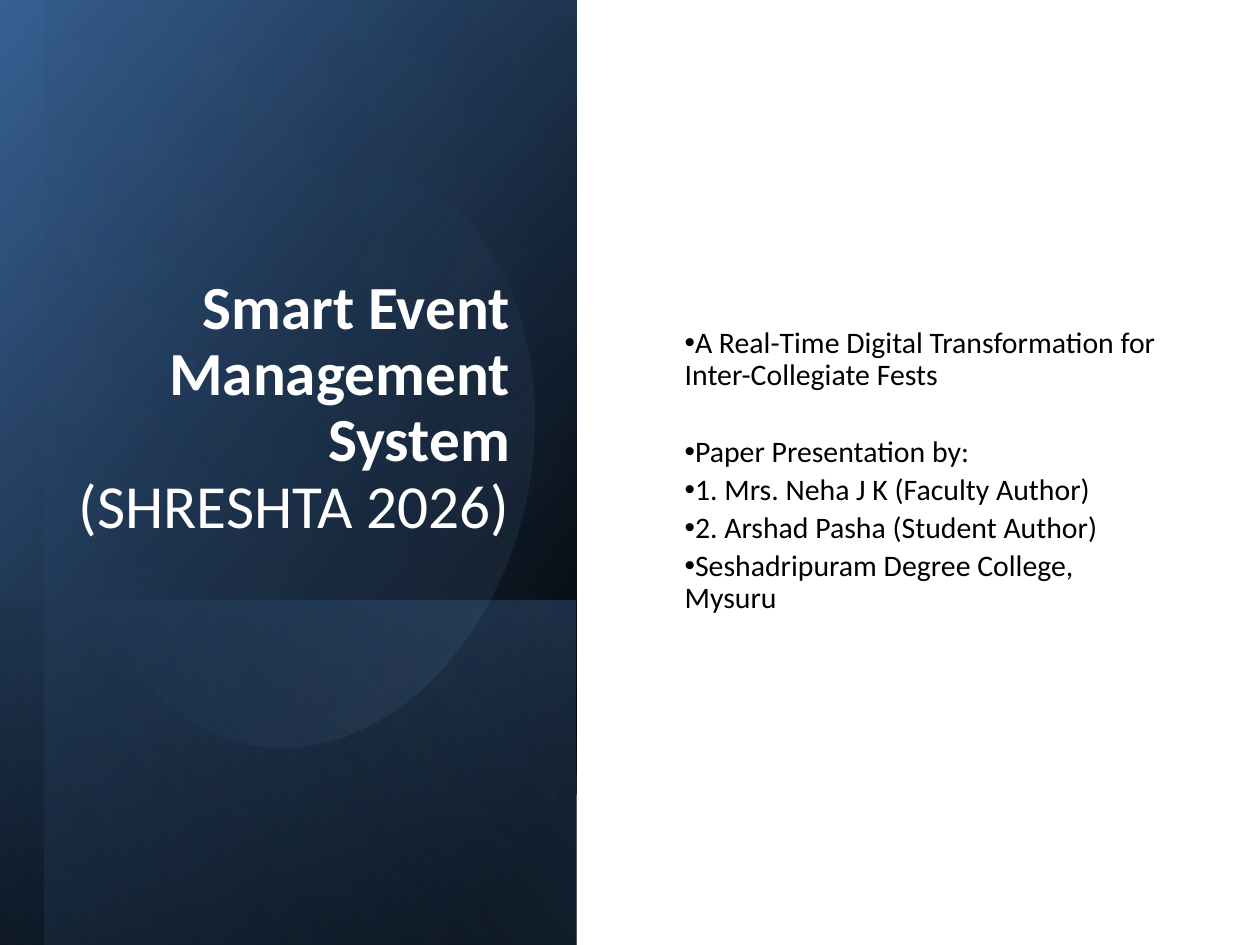
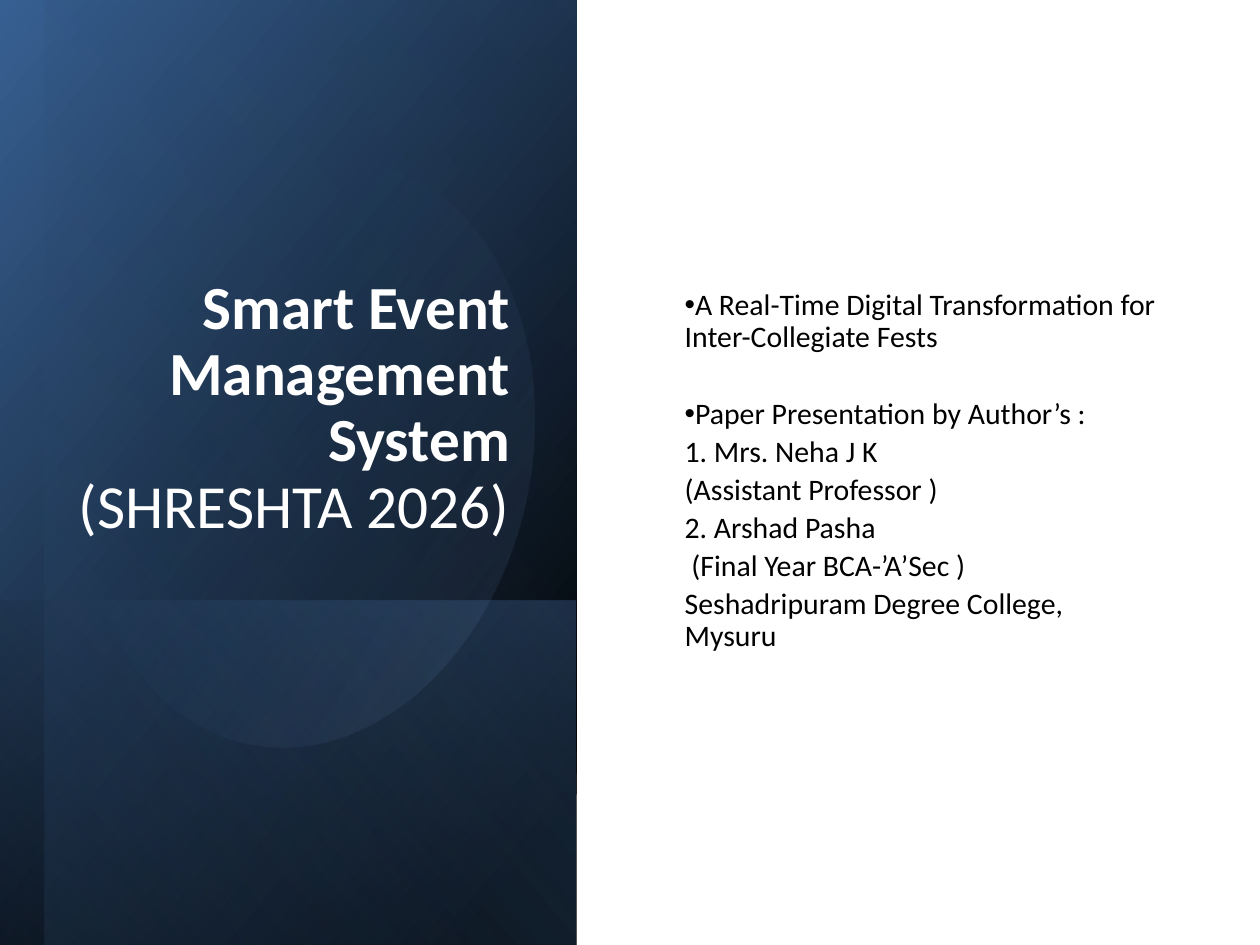
Before and after one commit to pashaarshad/smart-em, a slide deck: slide 1 of SHRESHTA_Presentation_Slides_v2.pptx. Drawn at 1260x945 pixels with LibreOffice and Linux fonts; fonts in the diff are those of the drawing. Boxes give left, top, right and bottom in pixels: in the first picture for what was removed or moved away, otherwise in the second. Text is boxed around its words. In the diff, an @@ line names an element or a change of style, - is before the commit and + after.

```diff
--- a/SHRESHTA_Presentation_Slides_v2.pptx
+++ b/SHRESHTA_Presentation_Slides_v2.pptx
@@ subtitle at [685,403,1071,580]: text changed @@
-• Paper Presentation by:
-• 1. Mrs. Neha J K (Faculty Author)
-• 2. Arshad Pasha (Student Author)
+• Paper Presentation by Author’s :
+1. Mrs. Neha J K
+(Assistant Professor )
+2. Arshad Pasha
+(Final Year BCA-’A’Sec )
@@ subtitle at [685,593,1063,651]: bullet • to none @@
```
Also in this commit, not shown: 2 other slides changed, 5 other files.
